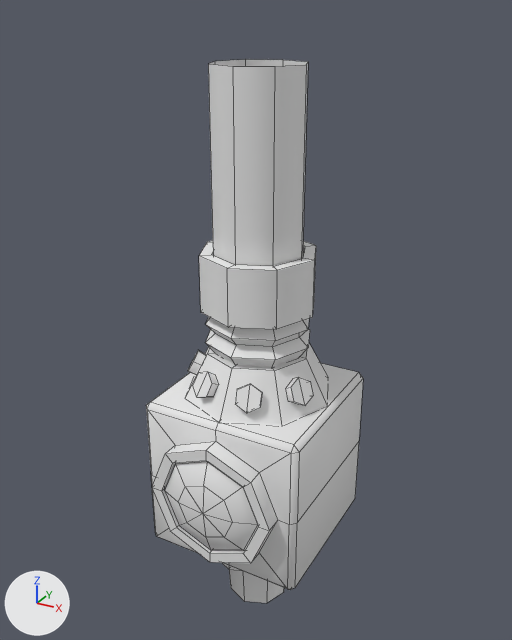
What one commit did to the FBX model Assets/Models/Dispenser.fbx.
Before and after are seen from a camera (50 mm lens) standing at (1.82, -3.34, 2.61) and looking at (-0.05, 0.05, 0.91). The axes (+X, +Y, +Z) are drawn at lower left. The lights are the same throughout. Mesh edges are drawn as thin lines. Where no turn or scale is listed for an object, it has been applied to the vertices.

In view in the first picture: 'Dispenser', 'Dispenser_Light'.
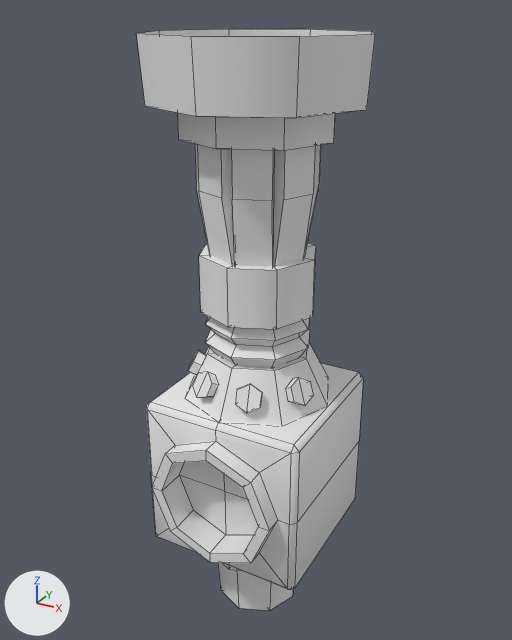
What the commit changed:
me_dispenser_geo is used by ob_dispenser; location (0.0, 0.0, 0.0).
Verts and faces of me_dispenser_geo; kept vertices keep their numbers, new ones are numbered from 290.
Before the commit, vertices of me_dispenser_geo: 8 (0.0, 0.26, 2.36) at pixel (282, 59), 9 (-0.19, 0.19, 2.36) at pixel (245, 59), 10 (-0.26, 0.0, 2.36) at pixel (214, 61), 11 (-0.19, -0.19, 2.36) at pixel (208, 63), 12 (0.0, -0.26, 2.36) at pixel (232, 66).
Before the commit, vertices of me_dispenser_geo: 13 (0.19, -0.19, 2.36) at pixel (274, 66), 14 (0.26, 0.0, 2.36) at pixel (306, 64), 15 (0.19, 0.19, 2.36) at pixel (308, 61), 131 (-0.19, 0.19, 1.06), 134 (0.19, -0.19, 1.06).
Before the commit, vertices of me_dispenser_geo: 135 (0.0, 0.26, 1.06), 137 (-0.26, 0.0, 1.06), 139 (0.0, -0.26, 1.06), 140 (-0.19, -0.19, 1.06), 141 (0.26, 0.0, 1.06).
Before the commit, vertices of me_dispenser_geo: 142 (0.19, 0.19, 1.06).
me_dispenser_geo had 290 vertices, 244 faces and spanned x -0.5..0.5, y -0.6..0.5, z -1.05..2.36.
me_dispenser_geo now has 386 vertices, 316 faces and spans x -0.61..0.61, y -0.61..0.61, z -1.09..2.5.
me_dispenser_geo part 1: the loose piece of 16 vertices spanning x -0.22..0.22, y -0.22..0.22, z -1.05..-0.55 is rebuilt with 32 vertices and now spans x -0.3..0.3, y -0.3..0.3, z -1.09..-0.42.
me_dispenser_geo part 2: a new loose piece of 48 vertices spanning x -0.34..0.34, y -0.34..0.34, z 1.25..2.02, in mat_m_dispenser (white #e7e7e7).
me_dispenser_geo part 3: a new loose piece of 40 vertices spanning x -0.61..0.61, y -0.61..0.61, z 1.97..2.5, in mat_m_dispenser (white #e7e7e7).
Part 4, on me_dispenser_geo:
Vertices deleted: 8 to 15 (with the faces that use them).
Object 'Dispenser_Light' (ob_dispenser_light) is deleted.

What differs and where, as boxes (x1, y1, x2, y2) in the pictures (512 x 640 px):
'Dispenser', reshaped (10% wider, 7% taller): before (146, 59, 363, 603); after (136, 29, 375, 611)
'Dispenser_Light', deleted: before (165, 461, 258, 550)
part 1 of me_dispenser_geo, rebuilt: before (229, 570, 284, 603); after (218, 563, 294, 611)
part 2 of me_dispenser_geo, added: after (195, 144, 321, 267)
part 3 of me_dispenser_geo, added: after (136, 29, 375, 150)
part 4 of me_dispenser_geo, deleted: before (208, 59, 308, 266)
